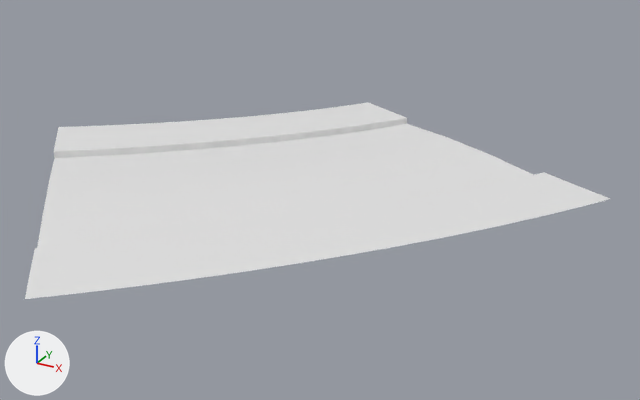
One commit to the glTF model public/assets/gen4/models/track-16.glb: the scene before it, then after it.
Camera for both pictures: a 50 mm lens placed at (693.8, -510.5, 52.9), pointed at (640.8, -414.0, 4.6). The axes (+X, +Y, +Z) are drawn at lower left. The lights are the same throughout. The older version comes first. Vertices at exactly the same position are counted once.

Script lines for the objects in view, before the commit:
```python
me_track_16 = bpy.data.meshes.new('track-16')
me_track_16.from_pydata(...)  # 945 vertices, 1736 faces; spans x 593.6..676.5, y -457.3..-374.0, z 5.1..8.5
ob_track_16 = bpy.data.objects.new('track-16', me_track_16)
ob_track_16.location = (0.0, 0.0, 0.0)
```
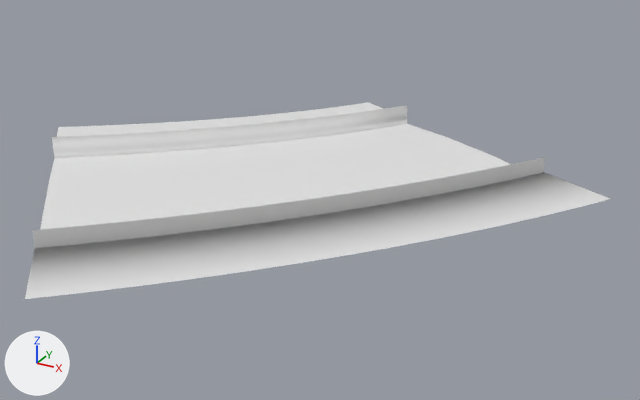
Pixel boxes [x1, y1, x2, y2] of what changed, in the pictures (640 x 400 px):
```json
{"part": 1, "of": "me_track_16", "change": "built on", "before": [45, 143, 476, 204], "after": [32, 105, 545, 248]}
```

Scene script edits in JSON lines:
```json
{"block": "me_track_16", "where": "# used by ob_track_16; location = (0.0, 0.0, 0.0)"}
{"op": "remove", "block": "me_track_16", "code": "me_track_16.from_pydata(...)  # 945 vertices, 1736 faces; spans x 593.6..676.5, y -457.3..-374.0, z 5.1..8.5"}
{"op": "add", "block": "me_track_16", "code": "me_track_16.from_pydata(...)  # 1134 vertices, 2108 faces; spans x 593.6..676.5, y -457.3..-374.0, z 5.1..10.4"}
{"block": "me_track_16", "change": "me_track_16 part 1: 63 vertices removed from x 612.4..652.5, y -435.6..-388.6, z 6.3..7.3; 252 vertices added at x 601.4..666.2, y -448.2..-380.1, z 6.3..10.4"}
```
